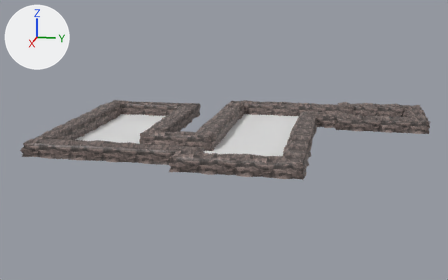
The FBX model Assets/_Project/Meshes/Envi/Envi1.fbx: old version first, new version second.
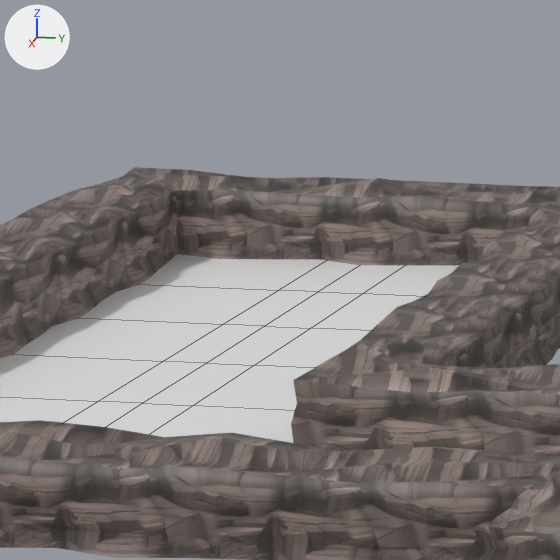
Old and new are each drawn whole from a 50 mm lens placed at (484.8, -25.7, 101.4), pointed at (68.2, -109.1, -2.7) and again close up on the part from 21% to 41% of the width and 26% to 58% of the height. Every picture has the same lights, and +X, +Y and +Z are marked at upper left. The close-ups show mesh edges as thin lines. Where no turn or scale is listed for an object, it has been applied to the vertices.

Names of what the first close-up shows: 'EnviPlane1', 'EnviPlane1.001'.
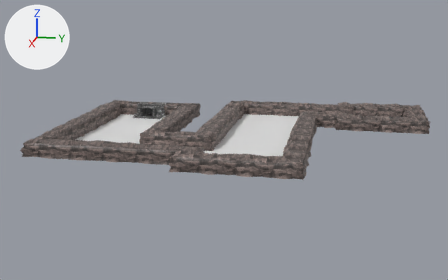
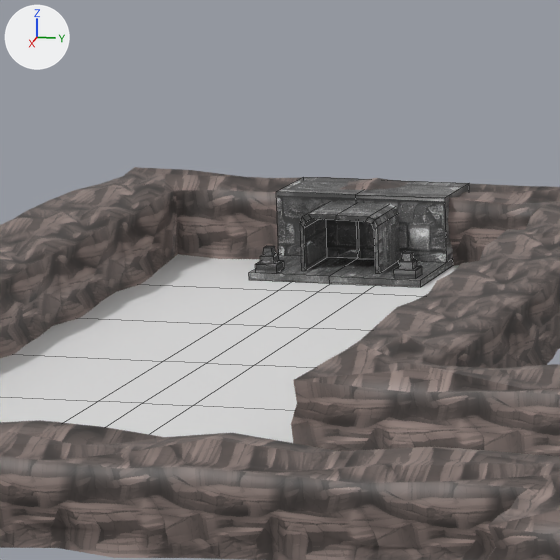
What changed in the scene script:
```text
Add img_templetrim1_albedo_png:
    img_templetrim1_albedo_png = load_image('TempleTrim1_Albedo.png', '../../Materials/Envi/TempleTrim1_Albedo.png', 2048, 2048, 'sRGB')
Add mat_material_004:
    mat_material_004 = principled_material('Material.004')
    mat_material_004.texture = img_templetrim1_albedo_png
Add me_plane_010:
    me_plane_010.from_pydata(...)  # 134 vertices, 112 faces; spans x -17.4..5.0, y -11.3..11.5, z -3.6..5.8
    me_plane_010.materials.append(mat_material_004)  # picture img_templetrim1_albedo_png
Add ob_templeentrance:
    ob_templeentrance = bpy.data.objects.new('TempleEntrance', me_plane_010)
    ob_templeentrance.location = (16.0, -181.8, 3.6)
```

What differs and where, as boxes [x1, y1, x2, y2] in the close-ups (560 x 560 px):
'TempleEntrance', added: after [249, 177, 469, 287]
